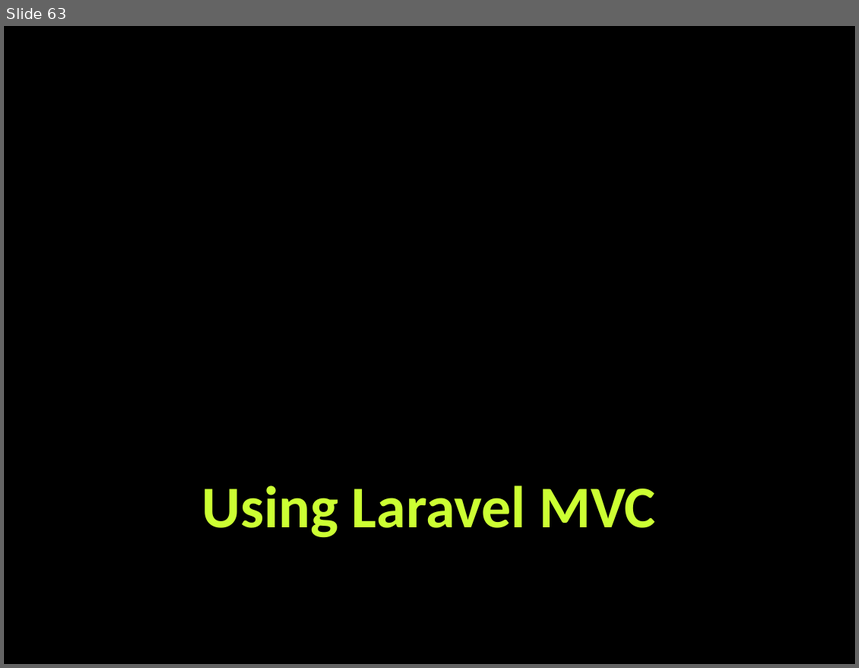
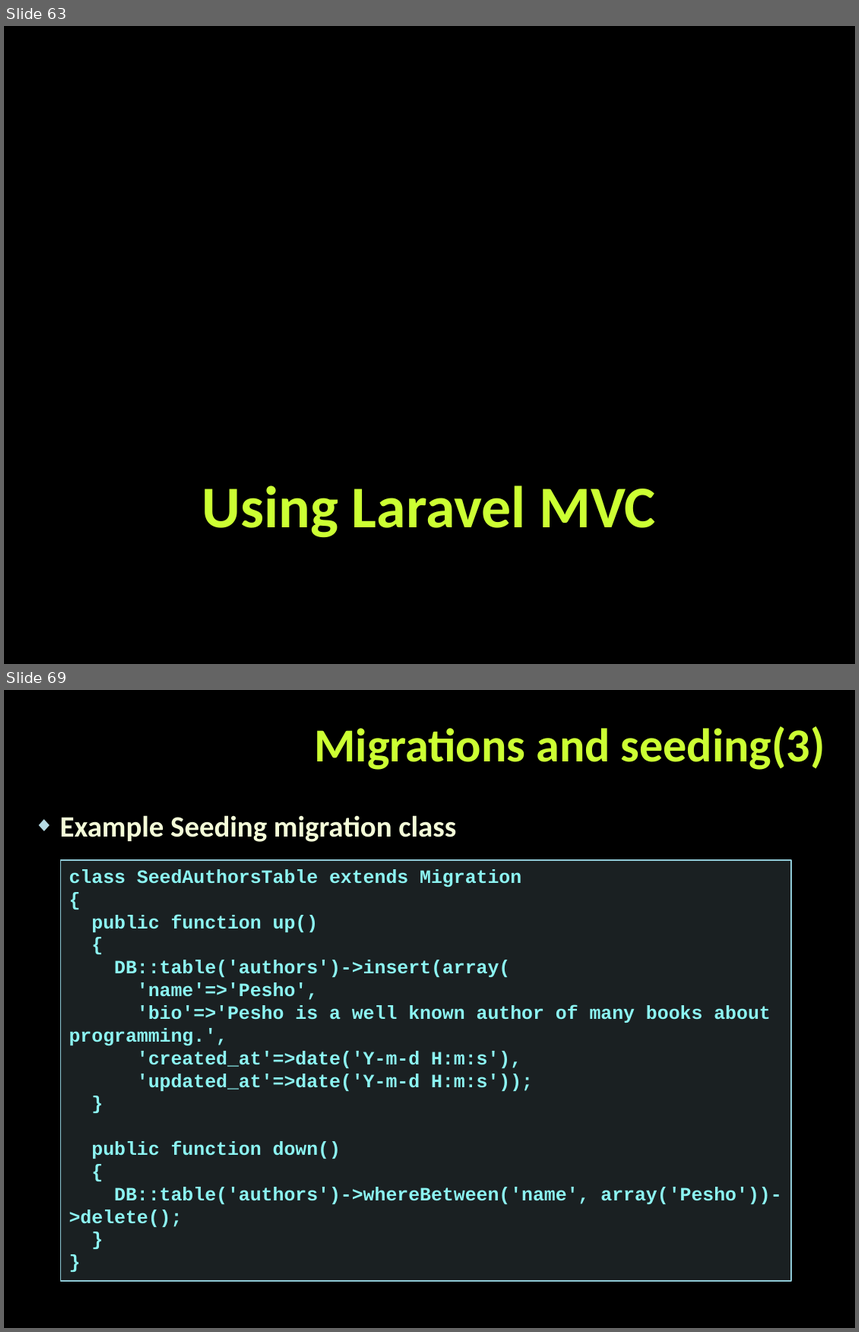
Before and after one commit to tanzhur/PHP_MVC-seminar, a slide deck: PHP_MVC.pptx. Shown one above the other, each under a label of ours: slide 63 before the commit, slides 63 and 69 after it; the slides between them are not shown. The pictures are 859x668 and 859x1332 pixels, drawn with LibreOffice and Linux fonts; fonts in the diff are those of the drawing; background and template pictures are left out. Boxes give left, top, right and bottom in pixels: in the first picture for what was removed or moved away, otherwise in the second. Text is boxed around its words. In the diff, an @@ line names an element or a change of style, - is before the commit and + after.

```diff
--- a/PHP_MVC.pptx
+++ b/PHP_MVC.pptx
@@ slide 69 added at (x1=4, y1=690, x2=855, y2=1328), background picture (left out) @@
@@ title added at (x1=315, y1=726, x2=826, y2=770), 40 pt, text #CCFF33, bold @@
+Migrations and seeding(3)
@@ text added at (x1=60, y1=815, x2=456, y2=842), 25 pt, text #F4FCD8, bold @@
+◆ Example Seeding migration class
@@ rectangle added at (x1=61, y1=860, x2=791, y2=1281), fill #B5DBE5 at 15% opacity, outline #90CAD7 1 pt, 16 pt, text #8CF4F2, bold @@
+class SeedAuthorsTable extends Migration
+{
+public function up()
+{
+DB::table('authors')->insert(array(
+'name'=>'Pesho',
+'bio'=>'Pesho is a well known author of many books about programming.',
+'created_at'=>date('Y-m-d H:m:s'),
+'updated_at'=>date('Y-m-d H:m:s'));
+}
+public function down()
+{
+DB::table('authors')->whereBetween('name', array('Pesho'))->delete();
+}
+}
```
Also in this commit, not shown: 3 slides changed, 16 other slides added.
